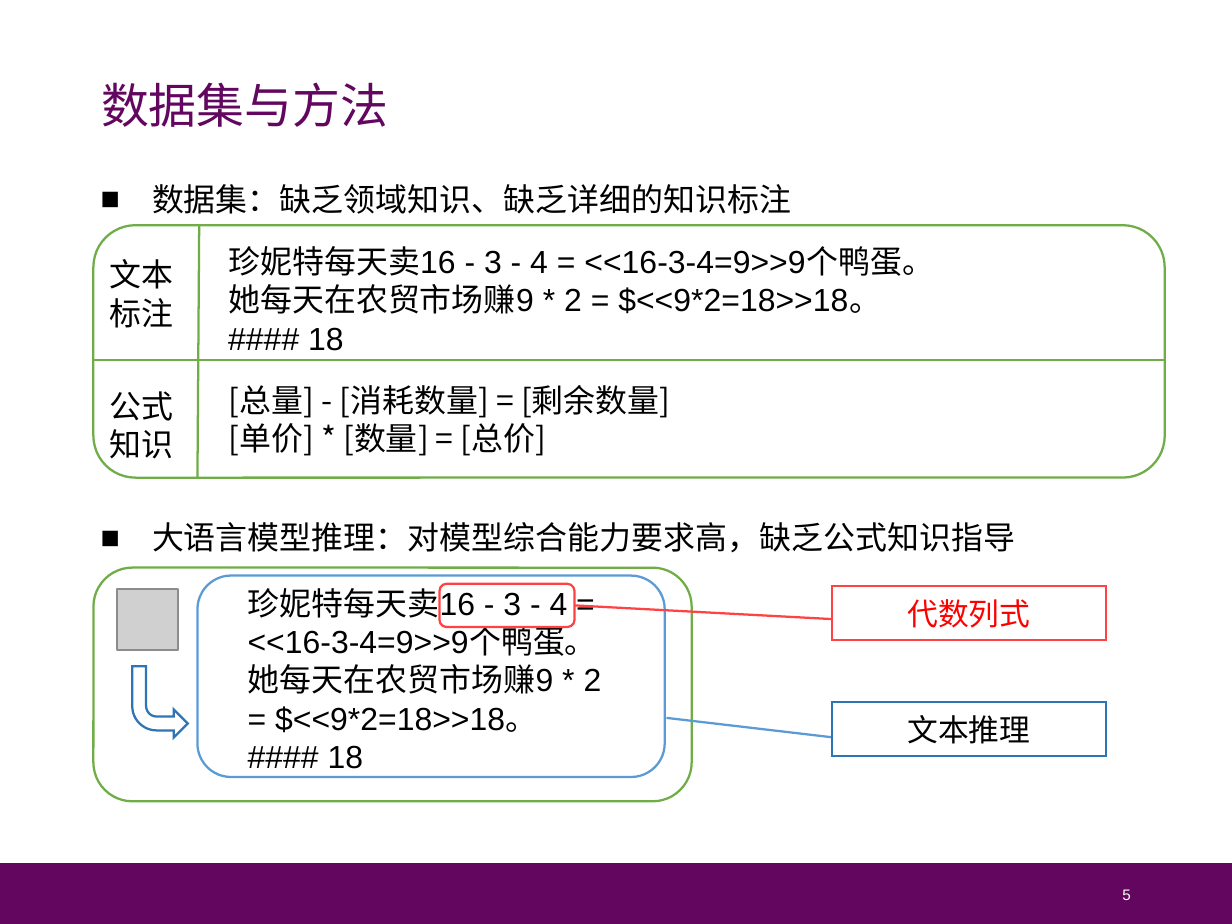
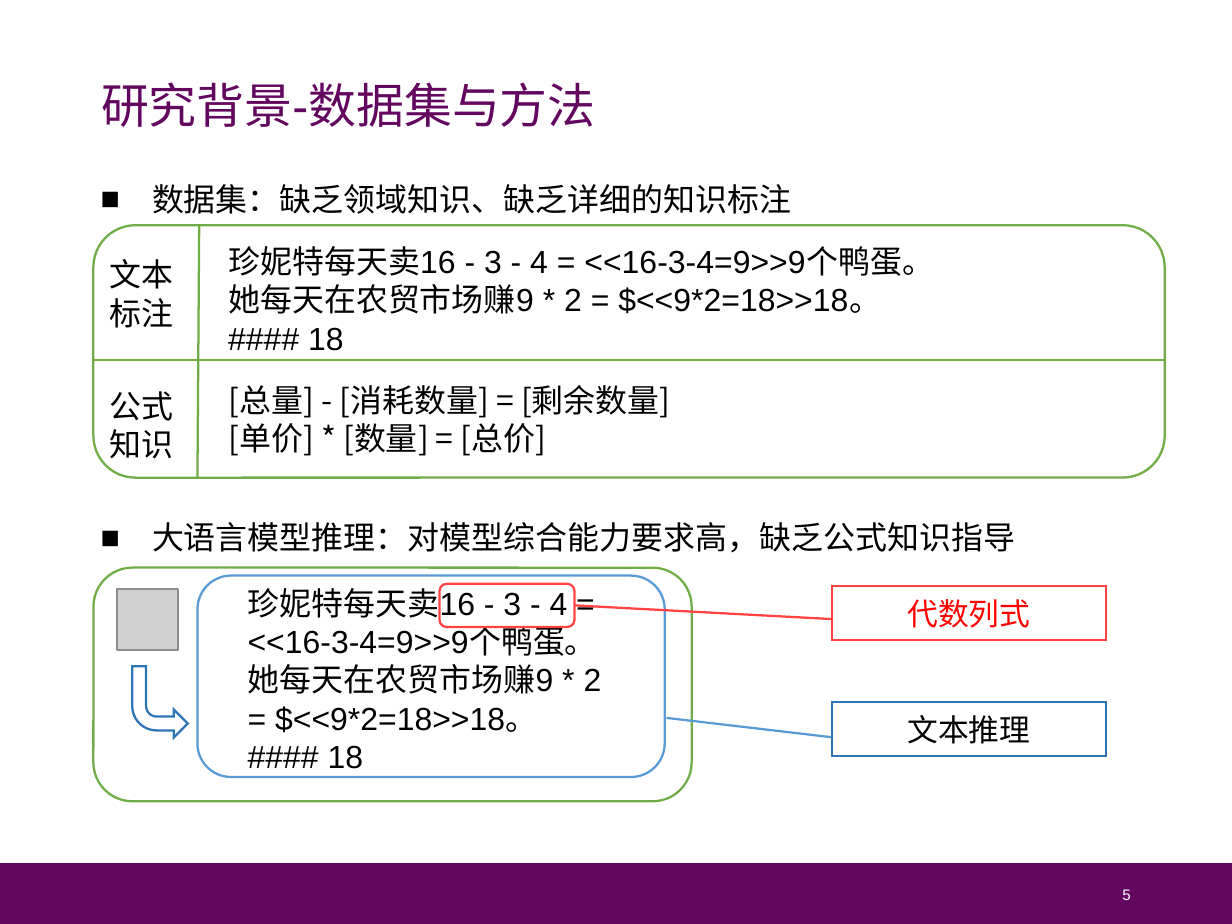
Before and after one commit to Cat-Overflow/NJU_thesis, a slide deck: slide 5 of 毕业答辩/论文答辩_朱博林.pptx. Drawn at 1232x924 pixels with LibreOffice and Linux fonts; fonts in the diff are those of the drawing; grey boxes stand for pictures. Boxes give left, top, right and bottom in pixels: in the first picture for what was removed or moved away, otherwise in the second. Text is boxed around its words. In the diff, an @@ line names an element or a change of style, - is before the commit and + after.

Commit message:
update

```diff
--- a/毕业答辩/论文答辩_朱博林.pptx
+++ b/毕业答辩/论文答辩_朱博林.pptx
@@ text at box(101, 82, 596, 127): text changed @@
-数据集与方法
+研究背景-数据集与方法
```
Also in this commit, not shown: 2 other slides changed, 16 slides added, 18 slides removed.
